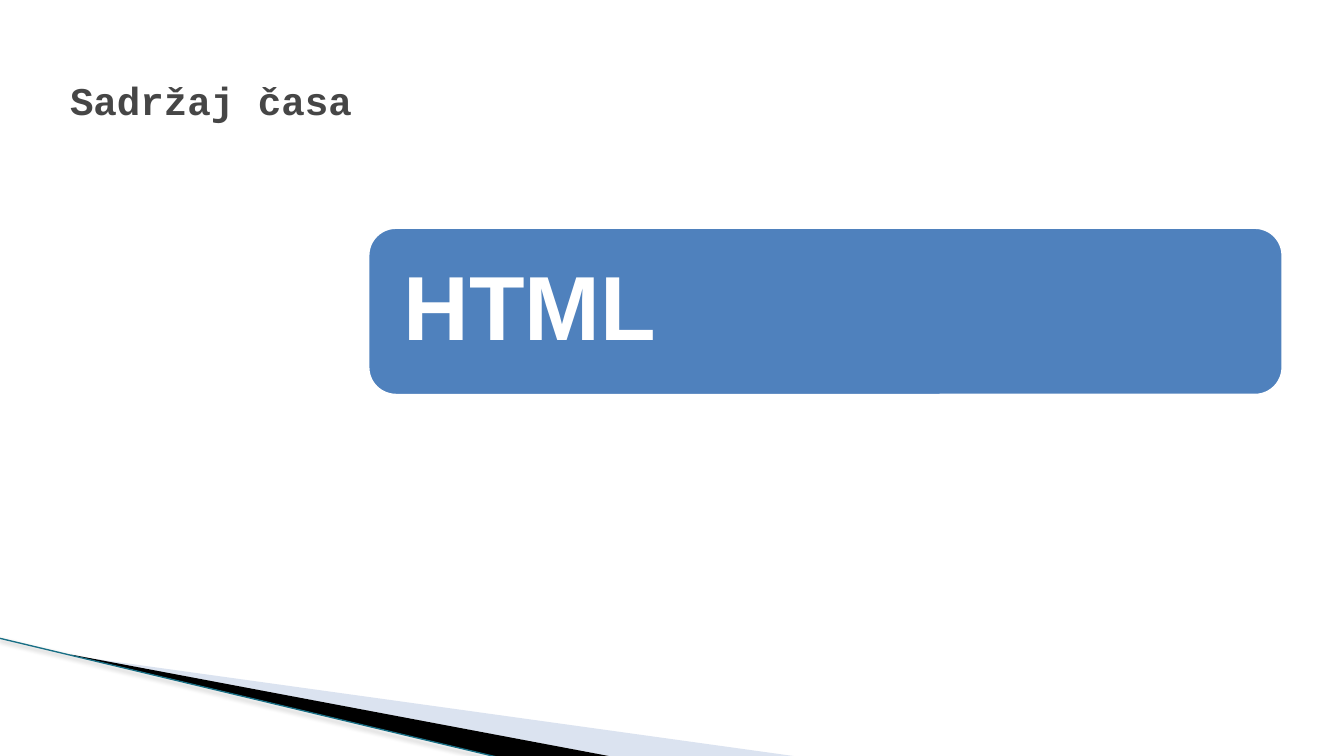
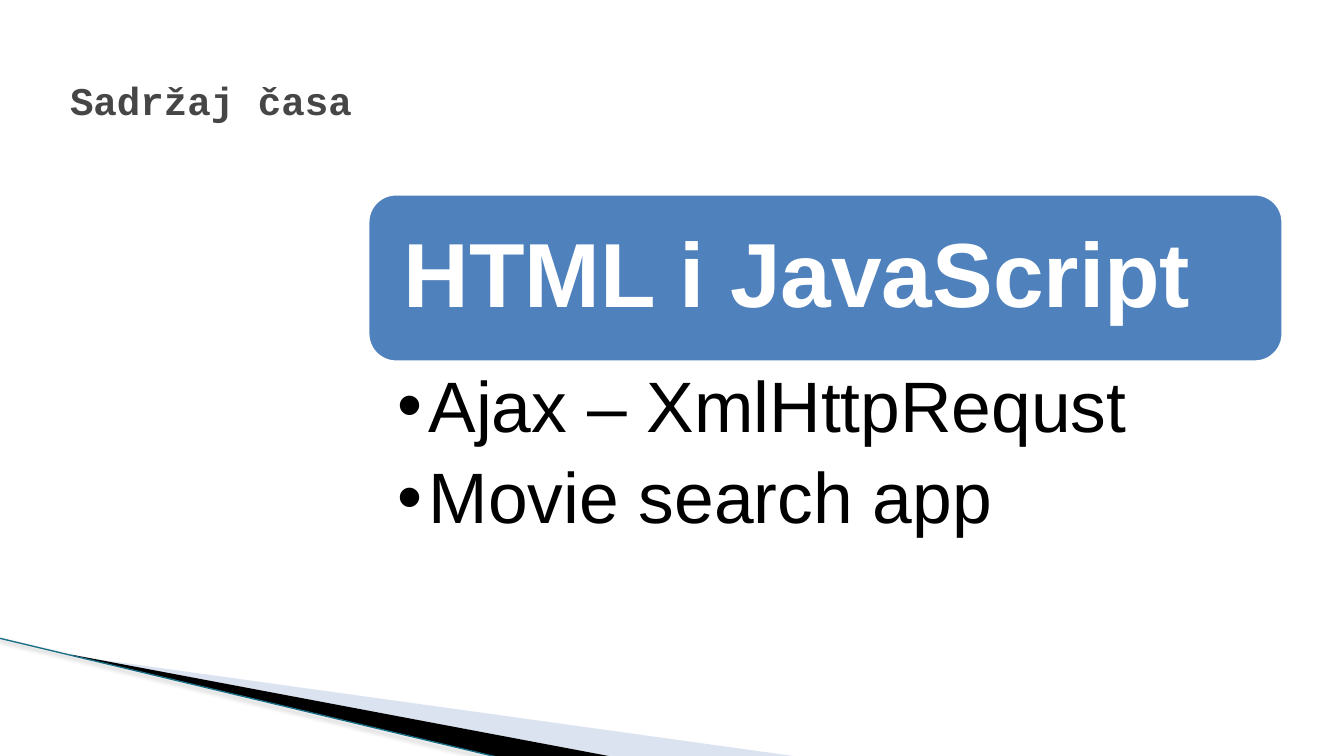
Before and after one commit to todalexcode/kurs-front-end, a slide deck: slide 2 of sesija-17/PPT/Front-End Developer-17.pptx. Drawn at 1344x756 pixels with LibreOffice and Linux fonts; fonts in the diff are those of the drawing; background and template pictures are left out. Boxes give left, top, right and bottom in pixels: in the first picture for what was removed or moved away, otherwise in the second. Text is boxed around its words. In the diff, an @@ line names an element or a change of style, - is before the commit and + after.

```diff
--- a/sesija-17/PPT/Front-End Developer-17.pptx
+++ b/sesija-17/PPT/Front-End Developer-17.pptx
@@ rounded rectangle: place and size @@
-rounded rectangle at box(368, 228, 1284, 395)
+rounded rectangle at box(368, 195, 1284, 362)
@@ text at box(404, 241, 1190, 324): text changed @@
-HTML
+HTML i JavaScript
@@ text added at box(429, 380, 1127, 537), 51 pt, text #000000 @@
+  •• Ajax – XmlHttpRequst
+  •• Movie search app
```
Also in this commit, not shown: 9 other files.
